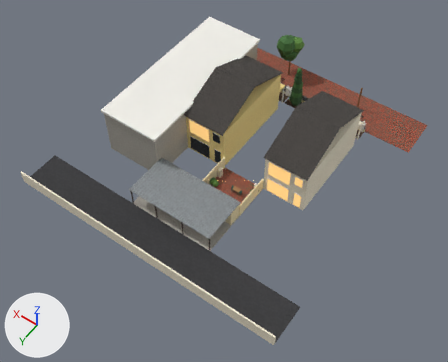
What one commit did to the glTF model art/models/home/shenton/shenton_site.glb.
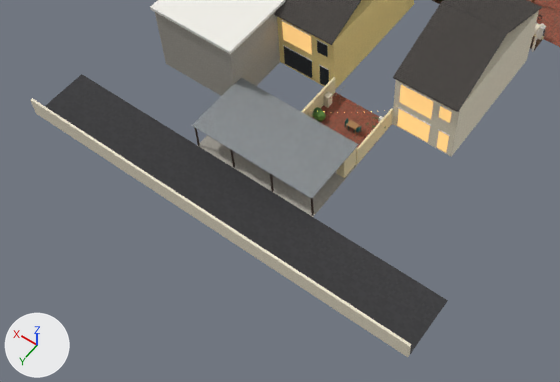
Each version is shown whole from a camera (50 mm lens) standing at (-22.8, 51.9, 59.6) and looking at (4.1, 14.3, 0.5), then close up on the part from 0% to 84% of the width and 29% to 100% of the height. Arrows for +X, +Y and +Z are at lower left; the lights stay in place. The older version's two pictures come first. Vertices at exactly the same position are counted once.

Names of what the first close-up shows: 'Site', 'Site-col' and 2 more.
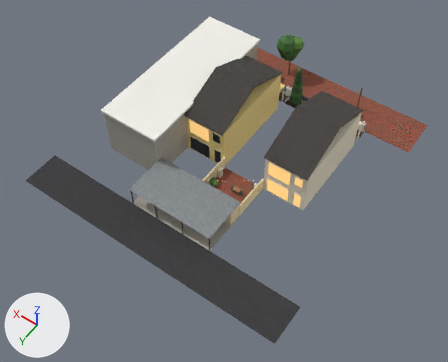
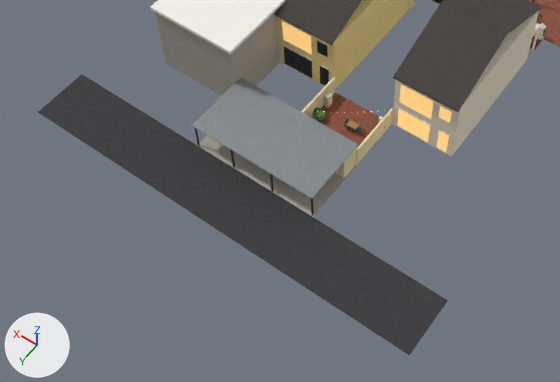
What differs and where, as boxes (x1, y1, x2, y2) in the close-ups (560 x 382 px):
'Site-col', reshaped: before (31, 0, 560, 357); after (38, 0, 560, 355)
part 1 of me_site_col, deleted: before (31, 98, 411, 357)

What changed in the scene script:
```text
Change me_site_col:
    used by ob_site_col; location = (0.0, 0.0, 0.0)
    remove me_site_col.from_pydata(...)  # 1034 vertices, 1768 faces; spans x -12.0..24.0, y -9.0..28.2, z -0.1..6.6
    add me_site_col.from_pydata(...)  # 1028 vertices, 1756 faces; spans x -12.0..24.0, y -9.0..28.0, z -0.1..6.6
    me_site_col part 1
    6 vertices are removed from x -12.0..24.0, y 28.0..28.2, z 0.0..1.8
    12 faces are deleted
```
